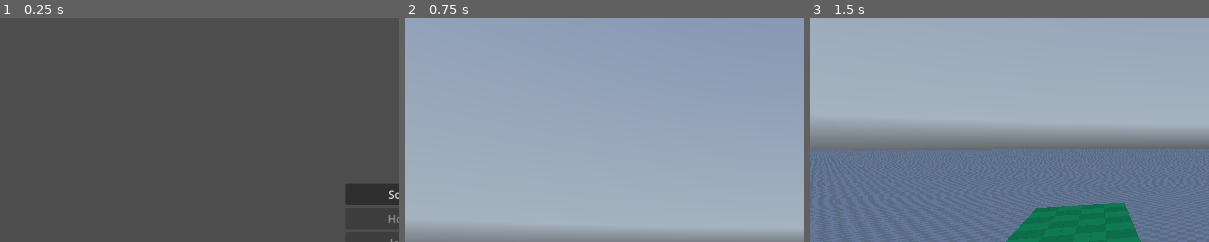
Above: before the commit, frames 1-3 (left to right).
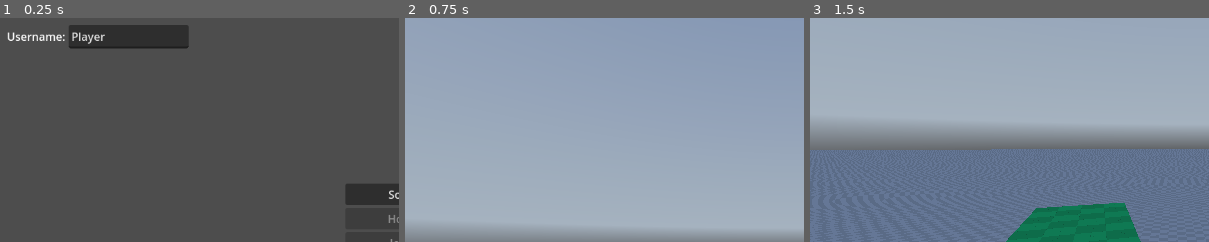
Above: after the commit, the same moments.

Repository: jdbecker/godot-sandbox
Game: Godot game, scene res://Game.tscn
The game is run twice, just before and just after one commit, with the same random seed, the same clock (stepped at 60 frames per second) and the same inputs. Before the commit the project starts from res://user_interface/menus/start_menu.tscn. A sky picture missing from this copy of the repository is replaced by a grey-blue gradient.
Inputs (mouse positions are % of the whole screen's width and height, from its top left):
- Up to frame 1 (0.25 s): no input
- Up to frame 2 (0.75 s): click "Solo" at 0.5 s
- Up to frame 3 (1.5 s): tap Enter at 1.25 s; move the mouse to (55, 50) at 1.27 s; hold W (move_forward) from 1.28 s (still down)
The pictures show only the part of the screen within x 0-50%, y 0-50%; the shares and areas given below are measured in that part.

The runs differ from the first frame. In frame 1, 3.3% of the frame differs, in the area x 1-48%, y 3-14%; in frame 2, nothing differs; in frame 3, nothing differs.

Commit message:
decouple main menu

Diff:
--- /dev/null
+++ b/Game.tscn
@@ -0,0 +1,9 @@
+[gd_scene load_steps=3 format=3 uid="uid://j1qr6bf1g2vf"]
+
+[ext_resource type="PackedScene" uid="uid://dw5w4gtg2e4nt" path="res://user_interface/menus/start_menu.tscn" id="1_rebwe"]
+[ext_resource type="PackedScene" uid="uid://bgbgyyusi614o" path="res://worlds/test_world.tscn" id="2_nyjv7"]
+
+[node name="Game" type="Node"]
+
+[node name="StartMenu" parent="." instance=ExtResource("1_rebwe")]
+level_scene = ExtResource("2_nyjv7")
--- /dev/null
+++ b/globals/global.gd
@@ -0,0 +1,12 @@
+extends Node
+
+var data : Data : get = _get_data
+var _data : Data
+
+
+func _get_data() -> Data:
+
+	if not _data:
+		_data = Data.load_data()
+
+	return _data
--- a/players/fps_player.gd
+++ b/players/fps_player.gd
@@ -17,13 +17,19 @@
 var _mouse_rotation: Vector3
 var _player_rotation: Vector3
 var _camera_rotation: Vector3
+var _data: Data = Global.data
 
 @onready var camera : Camera3D = $Camera3D as Camera3D
+@onready var label_3d: Label3D = $Label3D as Label3D
 
 
 func _ready() -> void:
-	Input.mouse_mode = Input.MOUSE_MODE_CAPTURED
-	camera.current = true
+	if is_multiplayer_authority():
+		Input.mouse_mode = Input.MOUSE_MODE_CAPTURED
+		camera.current = true
+
+		label_3d.text = _data.username
+		label_3d.hide()
 
 
 func _unhandled_input(event: InputEvent) -> void:
@@ -67,7 +73,6 @@
 
 
 
-
 func _update_camera(delta: float) -> void:
 	_mouse_rotation.x += _tilt_input * delta
 	_mouse_rotation.x = clamp(_mouse_rotation.x, TILT_LOWER_LIMIT, TILT_UPPER_LIMIT)
--- a/players/fps_player.tscn
+++ b/players/fps_player.tscn
@@ -1,10 +1,21 @@
-[gd_scene load_steps=4 format=3 uid="uid://c57nctu4o0k0c"]
+[gd_scene load_steps=5 format=3 uid="uid://c57nctu4o0k0c"]
 
 [ext_resource type="Script" path="res://players/fps_player.gd" id="1_ghxyn"]
 
 [sub_resource type="CapsuleShape3D" id="CapsuleShape3D_1srur"]
 
 [sub_resource type="CapsuleMesh" id="CapsuleMesh_vgsm8"]
+
+[sub_resource type="SceneReplicationConfig" id="SceneReplicationConfig_2neie"]
+properties/0/path = NodePath(".:position")
+properties/0/spawn = true
+properties/0/replication_mode = 1
+properties/1/path = NodePath(".:rotation")
+properties/1/spawn = true
+properties/1/replication_mode = 1
+properties/2/path = NodePath("Label3D:text")
+properties/2/spawn = true
+properties/2/replication_mode = 1
 
 [node name="Player" type="CharacterBody3D"]
 script = ExtResource("1_ghxyn")
@@ -19,3 +30,12 @@
 
 [node name="Camera3D" type="Camera3D" parent="."]
 transform = Transform3D(1, 0, 0, 0, 1, 0, 0, 0, 1, 0, 1.5, 0)
+
+[node name="Label3D" type="Label3D" parent="."]
+transform = Transform3D(1, 0, 0, 0, 1, 0, 0, 0, 1, 0, 2.1, 0)
+billboard = 1
+no_depth_test = true
+text = "Player"
+
+[node name="MultiplayerSynchronizer" type="MultiplayerSynchronizer" parent="."]
+replication_config = SubResource("SceneReplicationConfig_2neie")
--- a/project.godot
+++ b/project.godot
@@ -11,9 +11,13 @@
 [application]
 
 config/name="godot-sandbox"
-run/main_scene="res://user_interface/menus/start_menu.tscn"
+run/main_scene="res://Game.tscn"
 config/features=PackedStringArray("4.2", "Forward Plus")
 config/icon="res://icon.svg"
+
+[autoload]
+
+Global="*res://globals/global.gd"
 
 [debug]
 
--- /dev/null
+++ b/resources/data.gd
@@ -0,0 +1,20 @@
+class_name Data
+extends Resource
+
+const FILE_LOCATION := "user://savedata.tres"
+
+@export var username : String = "Player"
+
+
+static func load_data() -> Data:
+	if FileAccess.file_exists(FILE_LOCATION):
+		return ResourceLoader.load(FILE_LOCATION) as Data
+	else:
+		var data := Data.new()
+		data.save_data()
+		return data
+
+
+func save_data() -> void:
+	var err := ResourceSaver.save(self, FILE_LOCATION)
+	assert(err == OK, "Failed to save!")
--- a/user_interface/menus/start_menu.gd
+++ b/user_interface/menus/start_menu.gd
@@ -1,11 +1,24 @@
 extends Control
 
-const TEST_WORLD := "res://worlds/test_world.tscn"
+@export var level_scene: PackedScene
+
+@onready var username_line_edit: LineEdit = %UsernameLineEdit as LineEdit
+
+var _data := Global.data as Data
+
+
+func _ready() -> void:
+	username_line_edit.text = _data.username
 
 
 func _on_solo_button_pressed() -> void:
-	get_tree().change_scene_to_file(TEST_WORLD)
+	get_tree().change_scene_to_packed(level_scene)
 
 
 func _on_quit_button_pressed() -> void:
 	get_tree().quit()
+
+
+func _on_username_line_edit_text_changed(new_text: String) -> void:
+	_data.username = new_text
+	_data.save_data()
--- a/user_interface/menus/start_menu.tscn
+++ b/user_interface/menus/start_menu.tscn
@@ -10,6 +10,23 @@
 grow_horizontal = 2
 grow_vertical = 2
 script = ExtResource("1_h6mkx")
+
+[node name="HBoxContainer" type="HBoxContainer" parent="."]
+layout_mode = 1
+offset_left = 10.0
+offset_top = 10.0
+offset_right = 272.0
+offset_bottom = 44.0
+
+[node name="UsernameLabel" type="Label" parent="HBoxContainer"]
+layout_mode = 2
+text = "Username:"
+
+[node name="UsernameLineEdit" type="LineEdit" parent="HBoxContainer"]
+unique_name_in_owner = true
+layout_mode = 2
+size_flags_horizontal = 3
+placeholder_text = "Enter player name..."
 
 [node name="VBoxContainer" type="VBoxContainer" parent="."]
 layout_mode = 2
@@ -43,5 +60,6 @@
 layout_mode = 2
 text = "Quit"
 
+[connection signal="text_changed" from="HBoxContainer/UsernameLineEdit" to="." method="_on_username_line_edit_text_changed"]
 [connection signal="pressed" from="VBoxContainer/SoloButton" to="." method="_on_solo_button_pressed"]
 [connection signal="pressed" from="VBoxContainer/QuitButton" to="." method="_on_quit_button_pressed"]
